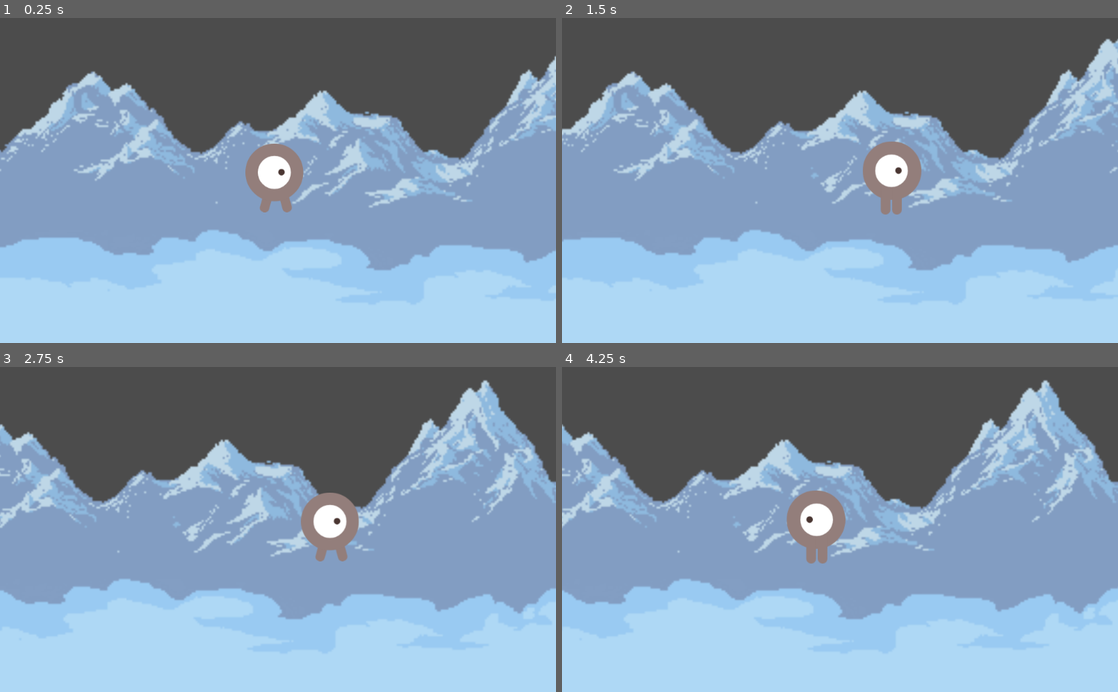
Above: before the commit, frames 1-4 (two rows, left to right).
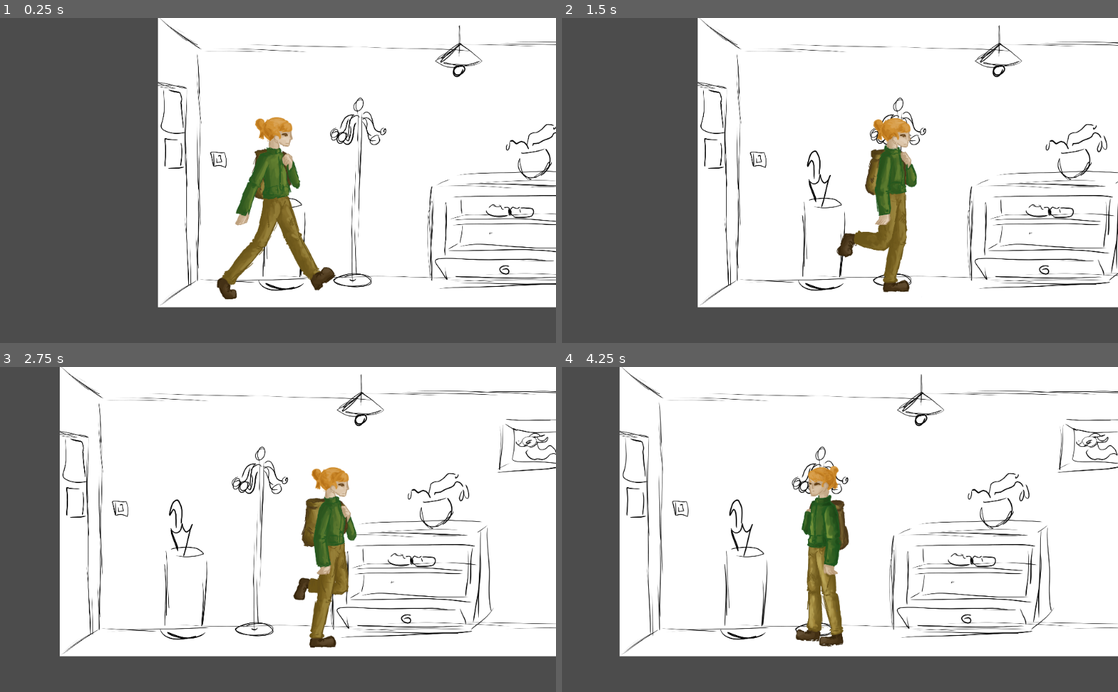
Above: after the commit, the same moments.

Repository: Gad3lan/GGJ2020
Game: Godot game, scene res://Node2D.tscn
Two runs of this game, one before a commit and one after it. Both use one fixed random seed, a clock stepped at 60 frames per second and the inputs below. This scene is started directly instead of the project's main scene.
Inputs (mouse positions are in pixels of both pictures, inside the frame that each line leads up to):
- Up to frame 1 (0.25 s): no input
- Up to frame 2 (1.5 s): tap Enter at 0.5 s; move the mouse to (962, 164) at 0.52 s; hold Right (ui_right) 0.53-1.25 s; click (962, 164) at 0.67 s; drag from (728, 196) to (812, 245) at 1.27 s
- Up to frame 3 (2.75 s): tap Space at 2 s; move the mouse to (333, 458) at 2.02 s; hold Right (ui_right) from 2.03 s (still down)
- Up to frame 4 (4.25 s): release Right (ui_right) at 2.75 s; drag from (812, 594) to (673, 480) at 2.77 s; tap Enter at 3.5 s; move the mouse to (1006, 578) at 3.52 s; hold Left (ui_left) from 3.53 s (still down)

The runs differ from the first frame. In frame 1, 93% of the frame differs, in the area x 0-100%, y 0-100%; in frame 2, 94%; in frame 3, 97%; in frame 4, 97%.

Commit message:
reorganizing folders

Diff:
--- a/KinematicBody2D.gd
+++ b/KinematicBody2D.gd
@@ -9,7 +9,6 @@
 func _ready():
 	screen_size = get_viewport_rect().size
 
-
 func _physics_process(delta):
 
 # Move the body
@@ -19,13 +18,6 @@
 		velocity.x = -speed
 	else:
 		velocity.x = 0
-
-	if Input.is_action_pressed('ui_up'):
-		velocity.y = -speed
-	elif Input.is_action_pressed('ui_down'):
-		velocity.y = speed
-	else:
-		velocity.y = 0
 
 # Animate the movement
 	if velocity.length() > 0:
@@ -45,3 +37,11 @@
 
 	position.x = clamp(position.x, 0, screen_size.x)
 	position.y = clamp(position.y, 0, screen_size.y)
+
+
+
+
+func _on_KinematicBody2D_input_event(viewport, event, shape_idx):
+	$AnimatedSprite.stop()
+	velocity.x = 0
+	velocity.y = 0
--- a/Node2D.tscn
+++ b/Node2D.tscn
@@ -1,59 +1,52 @@
-[gd_scene load_steps=7 format=2]
+[gd_scene load_steps=9 format=2]
 
-[ext_resource path="res://playerGrey_walk1.png" type="Texture" id=1]
-[ext_resource path="res://clouds_MG_2.png" type="Texture" id=2]
-[ext_resource path="res://playerGrey_walk2.png" type="Texture" id=3]
+[ext_resource path="res://images/Perso/ddpiipv-b8f5a5bf-aeb3-47c7-be50-500942f6d88a.png" type="Texture" id=1]
+[ext_resource path="res://images/plan global.png" type="Texture" id=2]
+[ext_resource path="res://images/Perso/ddpiiq1-c631173e-99ed-4732-8c26-d3eae6931200.png" type="Texture" id=3]
 [ext_resource path="res://KinematicBody2D.gd" type="Script" id=4]
-[ext_resource path="res://mountains_lightened.png" type="Texture" id=6]
+[ext_resource path="res://images/Perso/ddpiiq7-5ac47939-e81e-4087-afa7-bb7ae3cb9d86.png" type="Texture" id=5]
+[ext_resource path="res://images/Perso/ddpiiqh-95b8a717-fda9-427e-b6b5-614a13f82374.png" type="Texture" id=6]
+[ext_resource path="res://images/Perso/ddpiiqc-eabe2af1-24b8-48ba-9361-2c44a6c57b99.png" type="Texture" id=7]
 
 [sub_resource type="SpriteFrames" id=1]
 animations = [ {
-"frames": [ ExtResource( 3 ), ExtResource( 1 ) ],
+"frames": [ ExtResource( 1 ), ExtResource( 3 ), ExtResource( 5 ), ExtResource( 7 ), ExtResource( 6 ) ],
 "loop": true,
 "name": "right",
 "speed": 5.0
 } ]
 
 [node name="Node2D" type="Node2D"]
-position = Vector2( -132.135, 17.618 )
+position = Vector2( 6.4854, 3.61608 )
 
-[node name="ParallaxBackground" type="ParallaxBackground" parent="."]
+[node name="CanvasLayer" type="CanvasLayer" parent="."]
+follow_viewport_enable = true
+
+[node name="ParallaxBackground" type="ParallaxBackground" parent="CanvasLayer"]
 layer = -1
 
-[node name="ParallaxLayer" type="ParallaxLayer" parent="ParallaxBackground"]
-motion_mirroring = Vector2( 1355, 0 )
+[node name="ParallaxLayer" type="ParallaxLayer" parent="CanvasLayer/ParallaxBackground"]
 
-[node name="Sprite" type="Sprite" parent="ParallaxBackground/ParallaxLayer"]
-position = Vector2( 0.978134, -2.93638 )
-scale = Vector2( 3.52851, 3.52851 )
-texture = ExtResource( 6 )
-centered = false
-
-[node name="ParallaxLayer2" type="ParallaxLayer" parent="ParallaxBackground"]
-motion_scale = Vector2( 0.9, 1 )
-motion_mirroring = Vector2( 1355, 0 )
-
-[node name="Sprite" type="Sprite" parent="ParallaxBackground/ParallaxLayer2"]
-position = Vector2( 0.978256, -9.91821e-05 )
-scale = Vector2( 3.52851, 3.52851 )
+[node name="Sprite" type="Sprite" parent="CanvasLayer/ParallaxBackground/ParallaxLayer"]
+position = Vector2( 1.55186, 1.38058 )
+scale = Vector2( 0.500112, 0.5 )
 texture = ExtResource( 2 )
 centered = false
 
-[node name="KinematicBody2D" type="KinematicBody2D" parent="."]
-position = Vector2( 264.27, 428.704 )
+[node name="KinematicBody2D" type="KinematicBody2D" parent="CanvasLayer"]
+position = Vector2( 361.662, 196.03 )
 script = ExtResource( 4 )
-__meta__ = {
-"_edit_group_": true
-}
 
-[node name="AnimatedSprite" type="AnimatedSprite" parent="KinematicBody2D"]
-position = Vector2( -8.70563, 4.52386 )
+[node name="AnimatedSprite" type="AnimatedSprite" parent="CanvasLayer/KinematicBody2D"]
+position = Vector2( -135.291, 163.62 )
+scale = Vector2( 0.511583, 0.511583 )
 frames = SubResource( 1 )
 animation = "right"
 
-[node name="Camera2D" type="Camera2D" parent="KinematicBody2D"]
-position = Vector2( -2.18811, 9.2229 )
+[node name="Camera2D" type="Camera2D" parent="CanvasLayer/KinematicBody2D"]
+position = Vector2( -138.797, 111.037 )
 current = true
 drag_margin_h_enabled = true
 drag_margin_v_enabled = true
 editor_draw_screen = false
+[connection signal="input_event" from="CanvasLayer/KinematicBody2D" to="CanvasLayer/KinematicBody2D" method="_on_KinematicBody2D_input_event"]
--- a/inventory.tscn
+++ b/inventory.tscn
@@ -6,8 +6,9 @@
 script = ExtResource( 1 )
 
 [node name="Panel" type="Panel" parent="."]
+margin_top = 1.0
 margin_right = 1000.0
-margin_bottom = 400.0
+margin_bottom = 401.0
 __meta__ = {
 "_edit_use_anchors_": false
 }
Binary file added: images/Perso/ddpiipv-b8f5a5bf-aeb3-47c7-be50-500942f6d88a.png
Not shown, added: images/Perso/ddpiipv-b8f5a5bf-aeb3-47c7-be50-500942f6d88a.png.import
Binary file added: images/Perso/ddpiiq1-c631173e-99ed-4732-8c26-d3eae6931200.png
Not shown, added: images/Perso/ddpiiq1-c631173e-99ed-4732-8c26-d3eae6931200.png.import
Binary file added: images/Perso/ddpiiq7-5ac47939-e81e-4087-afa7-bb7ae3cb9d86.png
Not shown, added: images/Perso/ddpiiq7-5ac47939-e81e-4087-afa7-bb7ae3cb9d86.png.import
Binary file added: images/Perso/ddpiiqc-eabe2af1-24b8-48ba-9361-2c44a6c57b99.png
Not shown, added: images/Perso/ddpiiqc-eabe2af1-24b8-48ba-9361-2c44a6c57b99.png.import
Binary file added: images/Perso/ddpiiqh-95b8a717-fda9-427e-b6b5-614a13f82374.png
Not shown, added: images/Perso/ddpiiqh-95b8a717-fda9-427e-b6b5-614a13f82374.png.import
Binary file added: images/plan global.png
Not shown, added: images/plan global.png.import
(and 1 more such lines)
